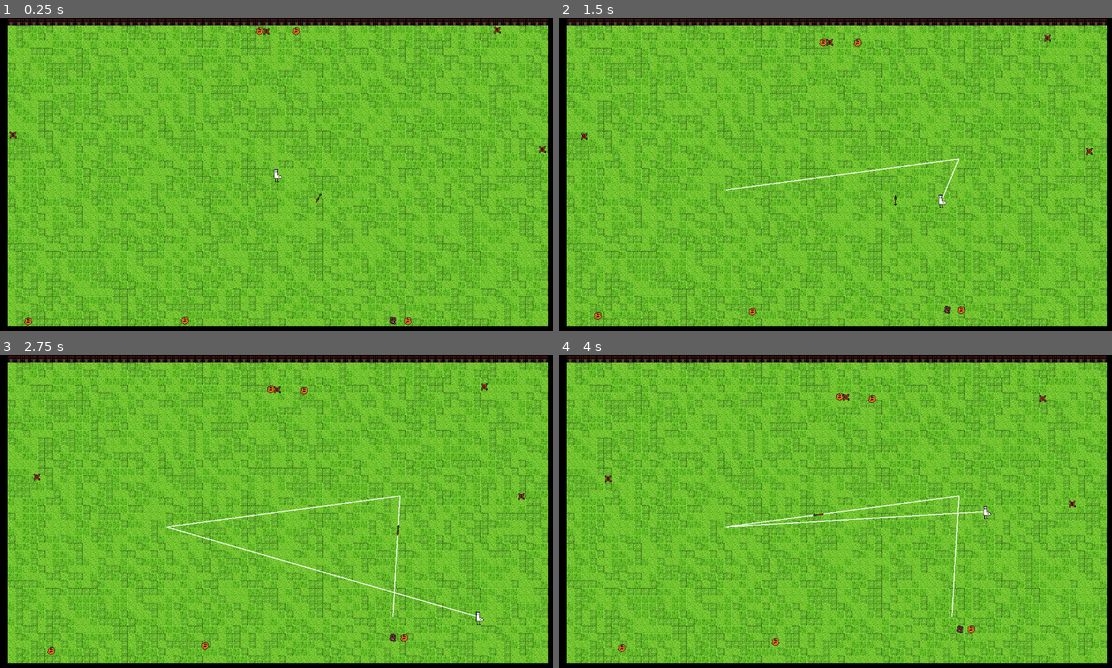
Above: before the commit, frames 1-4 (two rows, left to right).
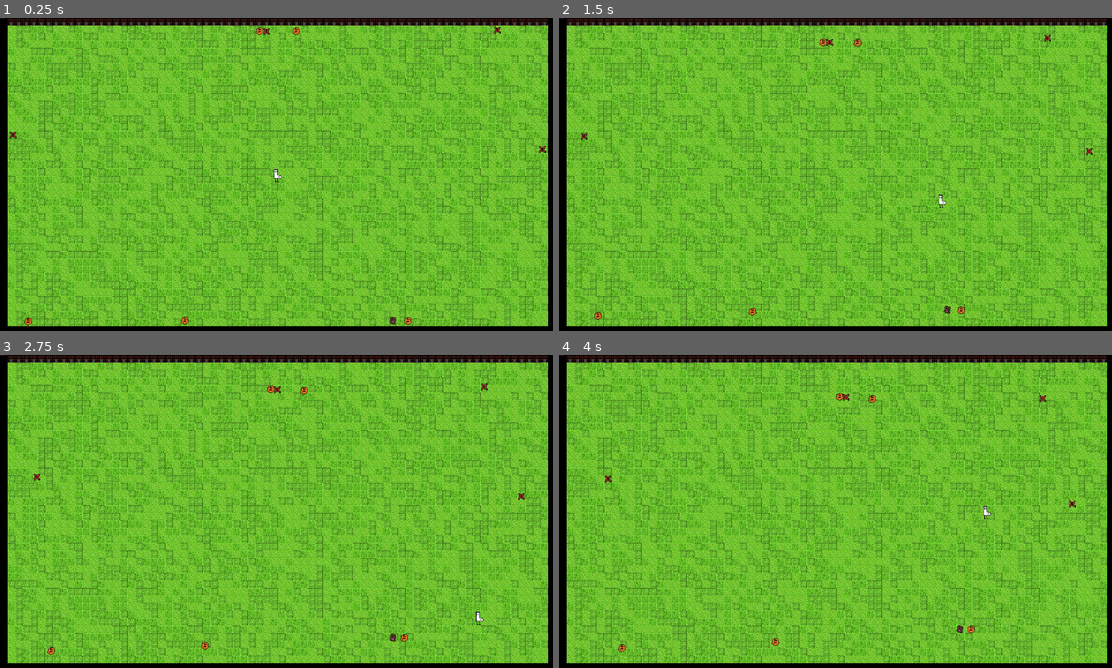
Above: after the commit, the same moments.

Repository: merlinseela/draw-a-path
Game: Godot game, scene res://main.tscn
Same seed, same stepped clock (60 frames per second), same inputs: the game is played once before the commit and once after it.
Inputs (mouse positions are in pixels of both pictures, inside the frame that each line leads up to):
- Up to frame 1 (0.25 s): no input
- Up to frame 2 (1.5 s): move the mouse to (957, 158) at 0.52 s; hold D (move_right) 0.53-1.28 s; click (957, 158) at 0.6 s; move the mouse to (724, 190) at 1.27 s; hold S (move_down) from 1.28 s (still down); click (724, 190) at 1.35 s
- Up to frame 3 (2.75 s): move the mouse to (331, 442) at 2.02 s; release S (move_down) at 2.03 s; hold D (move_right) from 2.03 s (still down); right-click (331, 442) at 2.1 s; click (331, 442) at 2.3 s
- Up to frame 4 (4 s): move the mouse to (807, 574) at 2.77 s; release D (move_right) at 2.78 s; hold W (move_up) 2.78-3.53 s; click (807, 574) at 2.85 s; move the mouse to (1001, 558) at 3.52 s; hold A (move_left) from 3.53 s (still down); click (1001, 558) at 3.6 s

The runs differ from the first frame. In frame 1, less than 0.1% of the frame differs, in the area x 0-59%, y 0-60%; in frame 2, 0.2%; in frame 3, 0.5%, in the area x 0-87%, y 0-84%; in frame 4, 0.5%.
Error after the commit: Parse Error: Identifier "awd" not declared in the current scope. (res://scenes/player/path2d.gd:71)

Commit message:
wip commit by RaiZeku

Diff:
--- a/scenes/player/Path2D.gd
+++ b/scenes/player/Path2D.gd
@@ -1,6 +1,8 @@
 extends Path2D
 
 const SPEED = 300
+
+@onready var point_scene: PackedScene = preload("res://scenes/player/path_point.tscn")
 
 @onready var player_node: CharacterBody2D = get_parent().get_node("Player")
 @onready var arrow_node: CharacterBody2D = get_node("PathFollow2D/Arrow")
@@ -66,6 +68,7 @@
 
 			if Input.is_action_just_pressed("mouse_click_left"):
 				_add_point_path(get_viewport().get_mouse_position())
+				awd
 
 			if Input.is_action_just_pressed("mouse_click_right"):
 				# visibility change of orbitting arrow
@@ -93,7 +96,6 @@
 					tracker_state = states.IDLE
 
 		states.PATHING:
-
 			if curve.get_point_position(tracker_points) != player_node.position:
 				curve.remove_point(tracker_points)
 				curve.add_point(player_node.position, Vector2(0,0), Vector2(0,0), tracker_points)
--- a/scenes/player/player.tscn
+++ b/scenes/player/player.tscn
@@ -1,11 +1,10 @@
-[gd_scene load_steps=11 format=3 uid="uid://8xkaulbjjw0h"]
+[gd_scene load_steps=10 format=3 uid="uid://8xkaulbjjw0h"]
 
 [ext_resource type="Script" path="res://scenes/player/player.gd" id="1_njhoj"]
 [ext_resource type="Texture2D" uid="uid://4e5by1yakw0i" path="res://scenes/player/crusty.png" id="2_au2ip"]
 [ext_resource type="Script" path="res://scenes/player/path2d.gd" id="3_rw428"]
 [ext_resource type="Texture2D" uid="uid://qoft8sby5cfy" path="res://scenes/player/arrow.png" id="3_wcaq5"]
 [ext_resource type="Script" path="res://scenes/player/Arrow.gd" id="4_dm4yq"]
-[ext_resource type="Script" path="res://scenes/player/line2d.gd" id="6_vo2dh"]
 
 [sub_resource type="RectangleShape2D" id="RectangleShape2D_6lkbo"]
 size = Vector2(16, 28)
@@ -23,7 +22,6 @@
 
 [node name="Line2D" type="Line2D" parent="."]
 width = 2.0
-script = ExtResource("6_vo2dh")
 
 [node name="Player" type="CharacterBody2D" parent="."]
 collision_layer = 2
